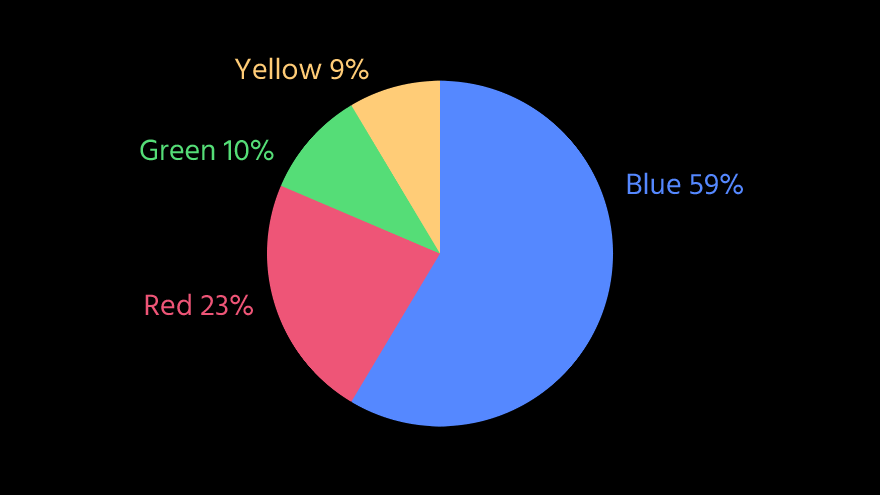
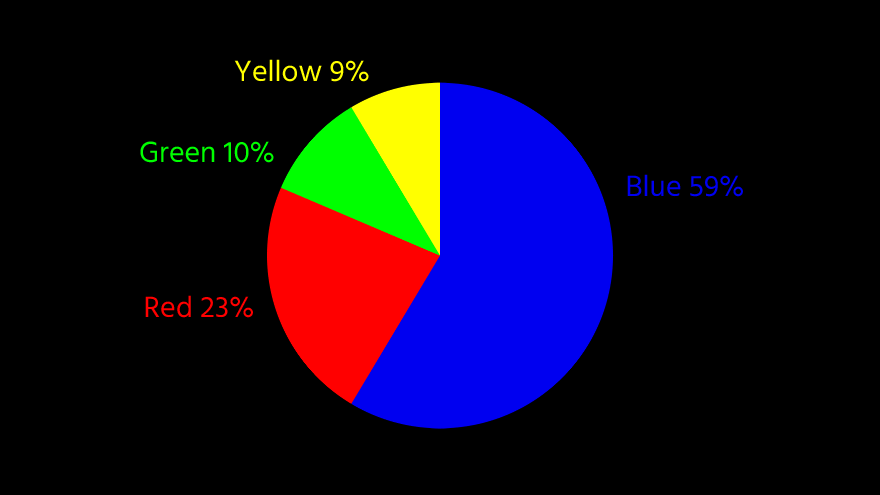
The second 880x495 image is a revision of the first. Changes to its layers:
painted on "Slides Yellow" over [234, 57, 440, 256]
painted on "Slides Red" over [145, 185, 440, 404]
painted on "Slides Green" over [140, 105, 440, 256]
painted on "Slides Blue" over [350, 80, 743, 429]
